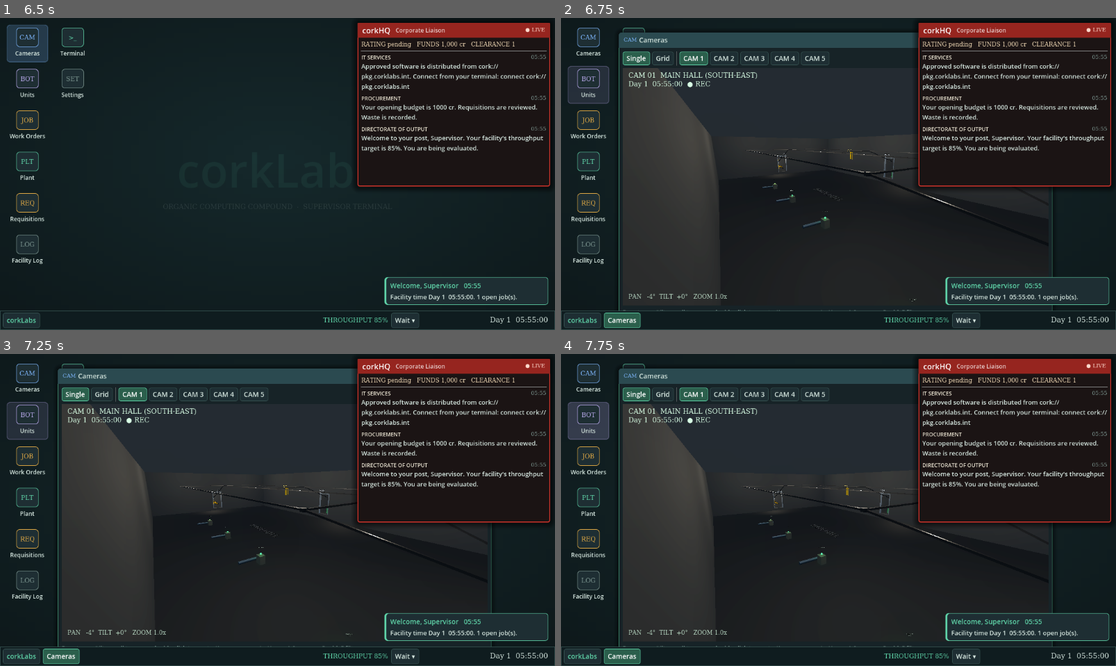
Above: before the commit, frames 1-4 (two rows, left to right).
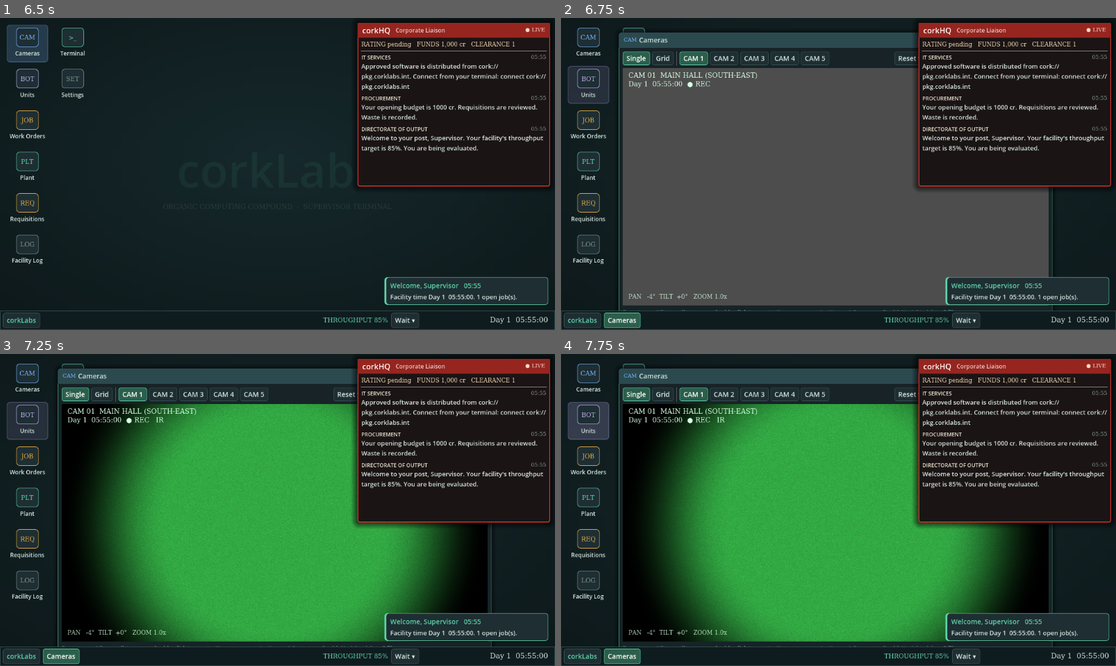
Above: after the commit, the same moments.

Repository: gonkhub/corkLabs
Game: Godot game, scene res://os/desktop.tscn
Same seed, same stepped clock (60 frames per second), same inputs: the game is played once before the commit and once after it.
Inputs (mouse positions are in pixels of both pictures, inside the frame that each line leads up to):
- Up to frame 1 (6.5 s): click "corkLabs" at 0.5 s; click "Wait ▾" at 1.25 s; click "--:--" at 2 s; click "Log on" at 2.75 s; tap Enter at 3.5 s; drag from (277, 174) to (333, 105) at 3.52 s; click "● Day 1 05:55:00" at 4.25 s; click "Day 1 05:55:00" at 5 s; tap Space at 5.75 s; drag from (27, 42) to (249, 236) at 5.77 s
- Up to frame 2 (6.75 s): tap Enter at 6.5 s; move the mouse to (588, 83) at 6.52 s; hold Right from 6.53 s (still down); tap F at 6.6 s; click (588, 83) at 6.67 s
- Up to frame 3 (7.25 s): keep holding Right; tap N at 6.8 s
- Up to frame 4 (7.75 s): release Right at 7.25 s; click (966, 394) at 7.25 s, where only the run after the commit has a clickable "Night vision"

Frame 1 is identical in both runs. In frame 2, 42% of the frame differs, in the area x 11-88%, y 10-94%; in frame 3, 47%; in frame 4, 47%.

Commit message:
Dark facility: no lights, robot status LEDs, night vision in Cameras, feeds locked to 30 fps
The facility is built for robots, not people: the room lamps and sun are
gone and the Environment keeps only a trace of ambient light. Light comes
from machines (device lamps, docks) and each robot's status LED (blue ok,
amber low power, red blink offline). Floor stencils and signs are unlit.

Cameras gets night vision (N or the checkbox, remembered with the window):
the feed camera switches to an infrared Environment (flat light, black fog
for the illuminator's reach) and the feed shader to green phosphor with a
round tube vignette and heavy grain. The CCTV filter toggle now only turns
off the CCTV artefacts.

Camera feeds render at a locked 30 fps; grain and the rolling band step on
the same clock. The Cameras hint line clips instead of widening the window.

Co-Authored-By: Claude Opus 5.5 <noreply@anthropic.com>

Diff:
--- a/game/facility_world.gd
+++ b/game/facility_world.gd
@@ -1,8 +1,15 @@
 # The 3D facility, built from the same floor plan the simulation uses
 # (FacilitySetup.layout()): rooms (floor, walls with openings where passages
-# go through), the rail network, the robots, the plant's props, lights and
-# security cameras. Change the layout and the world follows; nothing here is
-# placed by hand.
+# go through), the rail network, the robots, the plant's props and security
+# cameras. Change the layout and the world follows; nothing here is placed by
+# hand.
+#
+# There are no lights. The facility was built for robots, and robots don't
+# need to see: no lamps, no windows, no washrooms or water fountains. What
+# light there is comes from the machines themselves (status lamps, charging
+# docks, the robots' own LEDs); the cameras see the rest in night vision
+# (CCTVFeed). The Environment keeps a trace of ambient light, so shapes are
+# only just there on a normal feed.
 #
 # It shows whatever Facility session is running (robots follow their sim
 # selves via RobotView, props show the plant, blocked passages show a closed
@@ -32,7 +39,6 @@
 
 func _ready() -> void:
 	layout = FacilitySetup.layout()
-	_build_lights()
 	for id in layout.rooms:
 		_build_room(id)
 	_build_rails()
@@ -99,6 +105,7 @@
 	label.font_size = 256
 	label.pixel_size = 0.004 * clampf(rect.size.x / 20.0, 0.6, 2.5)
 	label.modulate = Color(1, 1, 1, 0.12)
+	label.shaded = true   # painted on the floor, not lit: only night vision picks it up
 	label.rotation.x = -PI / 2
 	label.position = fl.position + Vector3(0, 0.02, 0)
 	root.add_child(label)
@@ -183,6 +190,7 @@
 	sign.billboard = BaseMaterial3D.BILLBOARD_ENABLED
 	sign.modulate = col.lightened(0.3)
 	sign.outline_size = 8
+	sign.shaded = true   # stencilled paint, not a lit sign
 	sign.position = Vector3(0, top + 0.8, 0)
 	frame.add_child(sign)
 	var shutter_box := BoxMesh.new()
@@ -193,7 +201,7 @@
 	_shutters[sid] = shutter
 
 
-# --- Rails, lights, cameras --------------------------------------------------------------------
+# --- Rails, cameras --------------------------------------------------------------------
 
 func _build_rails() -> void:
 	var root := Node3D.new()
@@ -216,27 +224,6 @@
 		j.position = layout.nodes[nid].pos + Vector3(0, 0.12, 0)
 
 
-func _build_lights() -> void:
-	var sun := DirectionalLight3D.new()
-	sun.rotation_degrees = Vector3(-60, 30, 0)
-	sun.light_energy = 0.15
-	add_child(sun)
-	for id in layout.rooms:
-		var r: Dictionary = layout.rooms[id]
-		var rect: Rect2 = r.rect
-		var nx := maxi(1, roundi(rect.size.x / 25.0))
-		var nz := maxi(1, roundi(rect.size.y / 25.0))
-		for i in nx:
-			for k in nz:
-				var lamp := OmniLight3D.new()
-				lamp.position = Vector3(rect.position.x + rect.size.x * (i + 0.5) / nx, float(r.height) - 1.0,
-					rect.position.y + rect.size.y * (k + 0.5) / nz)
-				lamp.omni_range = maxf(rect.size.x / nx, rect.size.y / nz) * 1.1 + float(r.height)
-				lamp.light_energy = 3.0 if rect.size.x > 40.0 else 2.0
-				lamp.light_color = Color(1, 0.94, 0.84)
-				add_child(lamp)
-
-
 func _build_cameras() -> void:
 	var root := Node3D.new()
 	root.name = "Cameras"
--- a/game/facility_world.tscn
+++ b/game/facility_world.tscn
@@ -4,10 +4,10 @@
 
 [sub_resource type="Environment" id="Env"]
 background_mode = 1
-background_color = Color(0.03, 0.035, 0.04, 1)
+background_color = Color(0, 0, 0, 1)
 ambient_light_source = 2
-ambient_light_color = Color(0.35, 0.4, 0.45, 1)
-ambient_light_energy = 1.0
+ambient_light_color = Color(0.3, 0.36, 0.45, 1)
+ambient_light_energy = 0.06
 tonemap_mode = 2
 glow_enabled = true
 glow_intensity = 0.6
--- a/game/robot_view.gd
+++ b/game/robot_view.gd
@@ -10,13 +10,21 @@
 # otherwise) until the next player action changes it.
 #
 #   RobotView (this, on the rail)
-#   └── Swing (pendulum pivot)
-#       └── RobotActor (the baked robot, scaled by traits.visual_scale)
+#   ├── Swing (pendulum pivot)
+#   │   └── RobotActor (the baked robot, scaled by traits.visual_scale)
+#   └── Led (status light on the trolley: about the only light a robot gives off)
+#
+# The LED is how you spot a robot in the dark without night vision:
+# cold blue when it's fine, amber when its power is low, a slow red blink
+# while it's offline (crashed, stalled, rebooting).
 class_name RobotView
 extends Node3D
 
 ## Catch up with the sim within about this many seconds when far behind.
 const CATCH_UP_TIME := 2.0
+const LED_OK := Color(0.35, 0.75, 1.0)
+const LED_LOW := Color(1.0, 0.6, 0.1)
+const LED_OFFLINE := Color(1.0, 0.1, 0.05)
 
 var robot_id := ""
 var traits: RobotTraits
@@ -39,6 +47,9 @@
 var _disp := Vector2.ZERO
 var _disp_vel := Vector2.ZERO
 var _pendulum := 1.0
+var _led_light: OmniLight3D
+var _led_mat: StandardMaterial3D
+var _led_time := 0.0
 
 
 func setup(id: String, facility_layout: FacilityLayout) -> void:
@@ -55,6 +66,7 @@
 	actor.position.y = -0.15 * traits.visual_scale
 	swing.add_child(actor)
 	_pendulum = 0.9 * traits.visual_scale
+	_build_led()
 	var st := layout.station(FacilitySetup.START_STATIONS.get(id, ""))
 	if not st.is_empty():
 		seg = st.segment
@@ -93,6 +105,7 @@
 		_yaw = lerp_angle(_yaw, atan2(-moved.x, -moved.z), clampf(6.0 * delta, 0.0, 1.0))
 	rotation.y = _yaw
 	_swing(delta)
+	_update_led(a, delta)
 
 	# Working at a job: perform work clips, with short pauses between.
 	var at_work: bool = a.activity.kind == "work" and not a.moving and _route.is_empty()
@@ -170,3 +183,41 @@
 		actor.play_random_action()
 	else:
 		actor.play_action(usable[_rng.randi() % usable.size()])
+
+
+func _build_led() -> void:
+	_led_mat = StandardMaterial3D.new()
+	_led_mat.shading_mode = BaseMaterial3D.SHADING_MODE_UNSHADED
+	_led_mat.emission_enabled = true
+	_led_mat.emission_energy_multiplier = 2.0
+	var bulb := MeshInstance3D.new()
+	bulb.name = "Led"
+	var sphere := SphereMesh.new()
+	sphere.radius = 0.04 * traits.visual_scale
+	sphere.height = sphere.radius * 2.0
+	bulb.mesh = sphere
+	bulb.material_override = _led_mat
+	bulb.position = Vector3(0, -0.02, 0)
+	add_child(bulb)
+	_led_light = OmniLight3D.new()
+	_led_light.omni_range = 1.2 * traits.visual_scale
+	_led_light.light_energy = 0.3
+	bulb.add_child(_led_light)
+	_set_led(LED_OK, 1.0)
+
+
+func _update_led(a: RobotAgent, delta: float) -> void:
+	_led_time += delta
+	if a.offline():
+		_set_led(LED_OFFLINE, 1.0 if fmod(_led_time, 2.0) < 0.3 else 0.0)
+	elif a.power < 0.25:
+		_set_led(LED_LOW, 1.0)
+	else:
+		_set_led(LED_OK, 1.0)
+
+
+func _set_led(col: Color, level: float) -> void:
+	_led_mat.albedo_color = col * level
+	_led_mat.emission = col * level
+	_led_light.light_color = col
+	_led_light.light_energy = 0.3 * level
--- a/os/apps/cameras_app.gd
+++ b/os/apps/cameras_app.gd
@@ -6,7 +6,9 @@
 #                 drag to pan/tilt, scroll to zoom, double-click to reset
 #                 (or arrow keys, + / -, Home). Auto-track follows a robot.
 #   Grid view     every camera at once; click one to open it.
-#   Keys          1-9 camera, G grid/single, F CCTV filter.
+#   Night vision  the facility is dark (it was built for robots); N switches
+#                 every feed to infrared.
+#   Keys          1-9 camera, G grid/single, N night vision, F CCTV filter.
 #   Robots' speech floats over them in any feed that can see them.
 class_name CamerasApp
 extends OSApp
@@ -14,6 +16,7 @@
 var cam := 0
 var grid_mode := false
 var filter_on := true
+var night_on := false
 
 var body: Control
 var feeds: Array[CCTVFeed] = []
@@ -22,6 +25,7 @@
 var grid_button: Button
 var track_button: Button
 var reset_button: Button
+var night_button: CheckBox
 var hint: Label
 
 
@@ -68,6 +72,13 @@
 		if c:
 			c.reset_view())
 	row.add_child(reset_button)
+	night_button = CheckBox.new()
+	night_button.text = "Night vision"
+	night_button.button_pressed = night_on
+	night_button.focus_mode = Control.FOCUS_NONE
+	night_button.tooltip_text = "See by the cameras' own infrared light (N)"
+	night_button.toggled.connect(set_night_vision)
+	row.add_child(night_button)
 	var filt := CheckBox.new()
 	filt.text = "CCTV filter"
 	filt.button_pressed = filter_on
@@ -82,6 +93,8 @@
 	body.size_flags_vertical = Control.SIZE_EXPAND_FILL
 	add_child(body)
 	hint = OSTheme.label("", 12, OSTheme.TEXT_DIM)
+	hint.clip_text = true   # a long hint never sets how narrow the window can be
+	hint.text_overrun_behavior = TextServer.OVERRUN_TRIM_ELLIPSIS
 	add_child(hint)
 	_rebuild()
 
@@ -95,6 +108,13 @@
 func set_grid(on: bool) -> void:
 	grid_mode = on
 	_rebuild()
+
+
+func set_night_vision(on: bool) -> void:
+	night_on = on
+	night_button.set_pressed_no_signal(on)
+	for f in feeds:
+		f.set_night_vision(on)
 
 
 func _rebuild() -> void:
@@ -122,12 +142,12 @@
 			var f := _feed(i, false)
 			f.clicked.connect(func(feed: CCTVFeed): show_camera(feed.cam))
 			grid.add_child(f)
-		hint.text = "Click a feed to open it.   Keys: 1-9 camera, G single/grid, F filter"
+		hint.text = "Click a feed to open it.   Keys: 1-9 camera, G single/grid, N night vision, F filter"
 	else:
 		var f := _feed(cam, true)
 		f.set_anchors_preset(Control.PRESET_FULL_RECT)
 		body.add_child(f)
-		hint.text = "Drag to pan/tilt · scroll to zoom · double-click to reset.   Keys: arrows, + / -, Home, 1-9 camera, G grid, F filter"
+		hint.text = "Drag to pan/tilt · scroll to zoom · double-click to reset.   Keys: arrows, + / -, Home, 1-9 camera, G grid, N night vision, F filter"
 	refresh()
 
 
@@ -136,6 +156,7 @@
 	f.setup(_world(), desktop.world_viewport if desktop else null, i, interactive)
 	f.speech = desktop.speech if desktop else null
 	f.set_filter(filter_on)
+	f.set_night_vision(night_on)
 	feeds.append(f)
 	return f
 
@@ -160,6 +181,9 @@
 			return true
 		KEY_G:
 			set_grid(not grid_mode)
+			return true
+		KEY_N:
+			set_night_vision(not night_on)
 			return true
 		KEY_F:
 			filter_on = not filter_on
@@ -202,11 +226,13 @@
 
 
 func save_state() -> Dictionary:
-	return {"cam": cam, "grid": grid_mode, "filter": filter_on}
+	return {"cam": cam, "grid": grid_mode, "filter": filter_on, "night": night_on}
 
 
 func load_state(state: Dictionary) -> void:
 	cam = clampi(int(state.get("cam", 0)), 0, maxi(cam_buttons.size() - 1, 0))
 	grid_mode = bool(state.get("grid", false))
 	filter_on = bool(state.get("filter", true))
-	_rebuild()
+	night_on = bool(state.get("night", false))
+	night_button.set_pressed_no_signal(night_on)
+	_rebuild()
--- a/os/cctv_feed.gd
+++ b/os/cctv_feed.gd
@@ -10,12 +10,24 @@
 #
 # Robots' speech (SpeechDirector) floats over them as coloured text in any
 # feed whose camera is in the same room and can see them.
+#
+# Night vision: the facility has no lights, so every camera also has an
+# infrared mode. The feed's camera swaps to an Environment that floods the
+# scene with flat "IR" light, fading into black fog with distance (the
+# illuminator's reach), and the shader turns it green and grainy. Machine
+# lights and robot LEDs bloom out. Like panning, it's only looking.
+#
+# Frame rate: feeds are locked to FEED_FPS, whatever the desktop runs at.
+# The viewport renders once per tick and holds the picture in between; the
+# shader's grain and rolling band step on the same clock.
 class_name CCTVFeed
 extends Control
 
 signal clicked(feed: CCTVFeed)
 
 const FEED_SHADER := preload("res://os/cctv_feed.gdshader")
+## Locked feed frame rate.
+const FEED_FPS := 30.0
 
 ## Index into FacilityWorld.cameras.
 var cam := 0
@@ -34,8 +46,12 @@
 var _speech_layer: Control
 ## Text size for speech (grid feeds use smaller text).
 var speech_font_size := 16
+var night_vision := false
 var _material: ShaderMaterial
 var _dragging := false
+var _frame_clock := 0.0     # time since the last rendered frame
+var _feed_time := 0.0       # the feed's own clock, in whole frames
+static var _ir_env: Environment
 
 
 func setup(facility_world: FacilityWorld, world_viewport: SubViewport, cam_index: int, is_interactive: bool) -> void:
@@ -62,6 +78,7 @@
 	screen.material = _material
 	add_child(screen)
 	viewport = SubViewport.new()
+	viewport.render_target_update_mode = SubViewport.UPDATE_ONCE   # then once per feed frame, from _process
 	viewport.handle_input_locally = false
 	viewport.gui_disable_input = true
 	if world_viewport:
@@ -89,22 +106,59 @@
 	add_child(ptz_label)
 
 
+## The CCTV artefacts (scanlines, grain, wash); night vision keeps its own look without them.
 func set_filter(on: bool) -> void:
-	screen.material = _material if on else null
+	_material.set_shader_parameter("cctv", 1.0 if on else 0.0)
+
+
+func set_night_vision(on: bool) -> void:
+	night_vision = on
+	_material.set_shader_parameter("night_vision", on)
+	eye.environment = ir_environment() if on else null
+
+
+## What a camera sees by its own infrared light: everything lit evenly
+## (no shadows, no colour), dark beyond the illuminator's reach.
+static func ir_environment() -> Environment:
+	if _ir_env == null:
+		var e := Environment.new()
+		e.background_mode = Environment.BG_COLOR
+		e.background_color = Color.BLACK
+		e.ambient_light_source = Environment.AMBIENT_SOURCE_COLOR
+		e.ambient_light_color = Color(0.8, 0.8, 0.8)
+		e.ambient_light_energy = 1.0
+		e.tonemap_mode = Environment.TONE_MAPPER_FILMIC
+		e.fog_enabled = true
+		e.fog_light_color = Color.BLACK
+		e.fog_density = 0.03
+		e.fog_sky_affect = 0.0
+		e.glow_enabled = true
+		e.glow_intensity = 1.2
+		e.glow_bloom = 0.15
+		e.glow_hdr_threshold = 0.8
+		_ir_env = e
+	return _ir_env
 
 
 func camera() -> SecurityCamera:
 	return world.cameras[cam] if world and cam < world.cameras.size() else null
 
 
-func _process(_delta: float) -> void:
+func _process(delta: float) -> void:
 	var src := camera()
 	if src == null or not is_visible_in_tree():
 		return
+	_frame_clock += delta
+	if _frame_clock < 1.0 / FEED_FPS:
+		return
+	_frame_clock = fmod(_frame_clock, 1.0 / FEED_FPS)
+	_feed_time += 1.0 / FEED_FPS
+	viewport.render_target_update_mode = SubViewport.UPDATE_ONCE
+	_material.set_shader_parameter("feed_time", _feed_time)
 	eye.global_transform = src.global_transform
 	eye.fov = src.fov
 	var clock := FacilitySim.format_time(Facility.sim.time()) if Facility.running else ""
-	caption.text = "CAM %02d  %s\n%s  ● REC" % [cam + 1, src.display_name.to_upper(), clock]
+	caption.text = "CAM %02d  %s\n%s  ● REC%s" % [cam + 1, src.display_name.to_upper(), clock, "   IR" if night_vision else ""]
 	ptz_label.position.y = size.y - 24
 	var ptz := "AUTO-TRACK" if src.auto_track else "PAN %+4d°  TILT %+3d°" % [roundi(src.pan), roundi(src.tilt)]
 	ptz_label.text = "%s   ZOOM %.1fx" % [ptz, src.zoom_level()]
--- a/os/cctv_feed.gdshader
+++ b/os/cctv_feed.gdshader
@@ -1,6 +1,14 @@
 // The CCTV look (game/cctv.gdshader) for a camera feed inside a window:
 // wash, scanlines, rolling band, grain, vignette and a touch of lens
 // fringing. Conveniently, it also hides tracking jitter.
+//
+// Night vision (the feed's camera also switches to CCTVFeed's infrared
+// Environment, which "lights" the dark facility): brightness only, boosted
+// and mapped to green phosphor, highlights burning towards white, heavy
+// sensor noise and a round tube vignette.
+//
+// `cctv` = 0 turns the CCTV artefacts off (the Cameras app's filter toggle)
+// while leaving night vision's own look.
 shader_type canvas_item;
 
 
@@ -12,6 +20,17 @@
 uniform float vignette : hint_range(0.0, 2.0) = 0.9;
 uniform float fringe : hint_range(0.0, 0.01) = 0.0015;
 uniform float band_strength : hint_range(0.0, 0.3) = 0.05;
+uniform float cctv : hint_range(0.0, 1.0) = 1.0;
+// The feed's clock (CCTVFeed sets it once per feed frame), so grain and the
+// rolling band move at the feed's frame rate, not the screen's.
+uniform float feed_time = 0.0;
+
+group_uniforms night_vision;
+uniform bool night_vision = false;
+uniform vec3 phosphor = vec3(0.3, 1.0, 0.4);
+uniform float nv_gain = 2.0;
+uniform float nv_grain : hint_range(0.0, 0.5) = 0.14;
+group_uniforms;
 
 float rand(vec2 co) {
 	return fract(sin(dot(co, vec2(12.9898, 78.233))) * 43758.5453);
@@ -20,19 +39,29 @@
 void fragment() {
 	vec2 uv = UV;
 	vec2 c = uv - 0.5;
-	float r = texture(TEXTURE, uv + c * fringe).r;
+	float f = fringe * cctv;
+	float r = texture(TEXTURE, uv + c * f).r;
 	float g = texture(TEXTURE, uv).g;
-	float b = texture(TEXTURE, uv - c * fringe).b;
+	float b = texture(TEXTURE, uv - c * f).b;
 	vec3 col = vec3(r, g, b);
+	float luma = dot(col, vec3(0.299, 0.587, 0.114));
+	float noise = rand(uv * 640.0 + feed_time) - 0.5;
 
-	float luma = dot(col, vec3(0.299, 0.587, 0.114));
-	col = mix(col, vec3(luma), desaturate) * tint;
+	if (night_vision) {
+		float l = pow(max(luma * nv_gain + noise * nv_grain, 0.0), 0.8);
+		col = phosphor * l + vec3(0.6, 0.4, 0.6) * smoothstep(0.7, 1.3, l);
+		// The intensifier tube: a round picture, fading out to the edges.
+		vec2 round_c = c * vec2(TEXTURE_PIXEL_SIZE.y / TEXTURE_PIXEL_SIZE.x, 1.0);
+		col *= smoothstep(0.9, 0.45, length(round_c));
+	} else {
+		col = mix(col, vec3(luma), desaturate * cctv) * mix(vec3(1.0), tint, cctv);
+		col += noise * grain * cctv;
+		col *= 1.0 - vignette * cctv * dot(c, c);
+	}
 
-	col *= 1.0 - scanline_strength * (0.5 + 0.5 * sin(uv.y * scanline_count * 3.14159));
-	float band = smoothstep(0.0, 0.08, abs(fract(uv.y * 0.6 - TIME * 0.07) - 0.5));
-	col *= 1.0 - band_strength * (1.0 - band);
-	col += (rand(uv * 640.0 + TIME) - 0.5) * grain;
-	col *= 1.0 - vignette * dot(c, c);
+	col *= 1.0 - scanline_strength * cctv * (0.5 + 0.5 * sin(uv.y * scanline_count * 3.14159));
+	float band = smoothstep(0.0, 0.08, abs(fract(uv.y * 0.6 - feed_time * 0.07) - 0.5));
+	col *= 1.0 - band_strength * cctv * (1.0 - band);
 
 	COLOR = vec4(col, 1.0);
 }
--- a/tests/test_os_buildout.gd
+++ b/tests/test_os_buildout.gd
@@ -97,6 +97,30 @@
 	app.feeds[3].clicked.emit(app.feeds[3])
 	await process_frame
 	_check(not app.grid_mode and app.cam == 3, "clicking a feed in the grid opens it")
+
+	# The facility is dark: no lamps in the rooms, so the cameras have night vision.
+	var room_lights: Array = desk.world.get_children().filter(func(n): return n is Light3D)
+	_check(room_lights.is_empty(), "the facility has no room lights (%d)" % room_lights.size())
+	_check(app.feeds.all(func(f): return not f.night_vision and f.eye.environment == null), "feeds start without night vision")
+	_key(KEY_N)
+	await process_frame
+	var ir: Environment = app.feeds[0].eye.environment
+	_check(app.night_on and ir != null and ir.fog_enabled and app.feeds.all(func(f): return f.night_vision and f.eye.environment == ir),
+		"N switches the feeds to infrared")
+	_key(KEY_G)
+	await process_frame
+	_check(app.feeds.size() > 1 and app.feeds.all(func(f): return f.night_vision), "and it stays on for every feed in the grid")
+	_check(bool(app.save_state().night), "night vision is remembered with the window")
+	for i in 20:
+		await process_frame
+	var fps: float = app.feeds[0].FEED_FPS
+	var frames: float = app.feeds[0]._feed_time * fps
+	_check(frames >= 1.0 and absf(frames - roundf(frames)) < 0.001, "feeds tick on their own locked clock (%d frames at %d fps)" % [roundi(frames), fps])
+	_key(KEY_N)
+	await process_frame
+	_key(KEY_G)
+	await process_frame
+	_check(not app.night_on and app.feeds.all(func(f): return f.eye.environment == null), "N again switches it off")
 	_check(sim.time() == t0, "still no facility time spent")
 
 
Not shown, changed: README.md
Not shown, changed: docs/DESIGN.md
Not shown, changed: docs/ROADMAP.md
